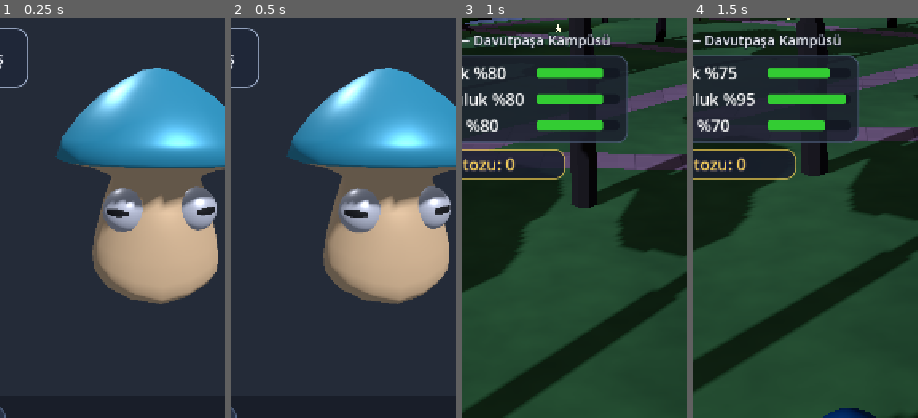
Above: before the commit, frames 1-4 (left to right).
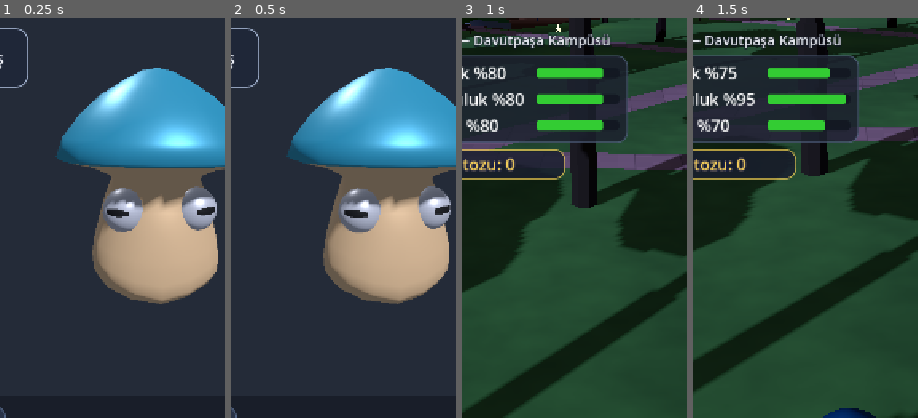
Above: after the commit, the same moments.

Repository: talha24052050/unipet
Game: Godot game, scene res://scenes/ui/login.tscn
Same seed, same stepped clock (60 frames per second), same inputs: the game is played once before the commit and once after it.
Inputs:
- Up to frame 1 (0.25 s): no input
- Up to frame 2 (0.5 s): no input
- Up to frame 3 (1 s): click "Başla" at 0.5 s
- Up to frame 4 (1.5 s): click "Oyna" at 1.25 s
The pictures show only the part of the screen within x 15-65%, y 0-50%; the shares and areas given below are measured in that part.

Frames 1-2 are identical in both runs. In frame 3, 0.9% of the frame differs, in the area x 3-62%, y 0-4%; in frame 4, nothing differs.

Commit message:
Kampus Ikonlari 3: batched UV.y pencere hizasi, cift tabela temizligi ve 7 yeni kampus alani

Diff:
--- a/game/assets/shaders/building_wall.gdshader
+++ b/game/assets/shaders/building_wall.gdshader
@@ -31,7 +31,9 @@
 void vertex() {
 	world_pos = (MODEL_MATRIX * vec4(VERTEX, 1.0)).xyz;
 	world_normal = normalize((MODEL_MATRIX * vec4(NORMAL, 0.0)).xyz);
-	local_y = VERTEX.y;
+	// Greybox extrude mesh'leri UV.x = 2.0 ve UV.y = bina tabanina gore yerel yukseklik tasir
+	// (batched mesh'lerde VERTEX.y dunya kotuna kaydigi icin kat hizasi buradan okunur).
+	local_y = UV.x > 1.5 ? UV.y : VERTEX.y;
 }
 
 void fragment() {
--- a/game/src/world/campus_landmarks.gd
+++ b/game/src/world/campus_landmarks.gd
@@ -16,6 +16,10 @@
 const COL_YTU_BLUE: Color = Color(0.06, 0.16, 0.48)
 const COL_SILVER: Color = Color(0.84, 0.86, 0.89)
 const COL_PAVER: Color = Color(0.45, 0.47, 0.49)
+const COL_CEREMONY_RED: Color = Color(0.56, 0.12, 0.14)
+const COL_TURQUOISE: Color = Color(0.08, 0.48, 0.56)
+const COL_CANOPY_GREEN: Color = Color(0.14, 0.34, 0.20)
+const COL_PLANT_GREEN: Color = Color(0.24, 0.44, 0.19)
 
 
 func _ready() -> void:
@@ -39,6 +43,13 @@
 	_build_yabanci_diller(st, col_body)
 	_build_ring_bus_stop(st, col_body)
 	_build_metro_gate_b(st, col_body)
+	_build_kongre_merkezi(st, col_body)
+	_build_insaat_fakultesi(st, col_body)
+	_build_kimya_metalurji(st, col_body)
+	_build_merkez_laboratuvari(st, col_body)
+	_build_yildiz_teknopark(st, col_body)
+	_build_spor_kompleksi(st, col_body)
+	_build_buyuk_ev_terrace(st, col_body)
 
 	st.generate_normals()
 	var mesh: ArrayMesh = st.commit()
@@ -109,7 +120,7 @@
 	var base_y: float = TerrainHeight.active_height(mid.x, mid.y)
 	var xf: Transform3D = _frame_xform(mid, right_dir, out, base_y)
 
-	_add_box_xf(st, xf, Vector3(14.0, 0.12, 7.5), Vector3(0.0, 0.06, 3.8), COL_PAVER)
+	_add_paver_xf(st, xf, 14.0, 7.5, 3.8)
 	_add_box_xf(st, xf, Vector3(11.6, 1.10, 0.35), Vector3(0.0, 3.85, 0.20), COL_ALUCOBOND)
 	_add_box_xf(st, xf, Vector3(9.6, 0.18, 3.4), Vector3(0.0, 3.45, 1.75), COL_ANTHRACITE)
 	for sx: float in [-4.2, 4.2]:
@@ -132,7 +143,7 @@
 	var base_y: float = TerrainHeight.active_height(mid.x, mid.y)
 	var xf: Transform3D = _frame_xform(mid, right_dir, out, base_y)
 
-	_add_box_xf(st, xf, Vector3(16.0, 0.12, 8.0), Vector3(0.0, 0.06, 4.1), COL_PAVER)
+	_add_paver_xf(st, xf, 16.0, 8.0, 4.1)
 	_add_box_xf(st, xf, Vector3(12.2, 1.15, 0.35), Vector3(0.0, 3.95, 0.20), COL_WHITE)
 	_add_box_xf(st, xf, Vector3(10.8, 0.22, 3.6), Vector3(0.0, 3.55, 1.85), COL_ANTHRACITE)
 	for sx: float in [-4.8, 4.8]:
@@ -155,7 +166,7 @@
 	var base_y: float = TerrainHeight.active_height(mid.x, mid.y)
 	var xf: Transform3D = _frame_xform(mid, right_dir, out, base_y)
 
-	_add_box_xf(st, xf, Vector3(11.0, 0.10, 5.5), Vector3(0.0, 0.05, 2.8), COL_PAVER)
+	_add_paver_xf(st, xf, 11.0, 5.5, 2.8)
 	_add_box_xf(st, xf, Vector3(10.0, 1.05, 0.30), Vector3(0.0, 3.45, 0.16), COL_ALUCOBOND)
 	_add_box_xf(st, xf, Vector3(6.8, 2.85, 0.20), Vector3(0.0, 1.425, 0.12), COL_ANTHRACITE)
 	_add_box_xf(st, xf, Vector3(6.2, 2.65, 0.10), Vector3(0.0, 1.40, 0.20), COL_GLASS)
@@ -174,7 +185,7 @@
 	var base_y: float = TerrainHeight.active_height(mid.x, mid.y)
 	var xf: Transform3D = _frame_xform(mid, right_dir, out, base_y)
 
-	_add_box_xf(st, xf, Vector3(11.5, 0.10, 6.0), Vector3(0.0, 0.05, 3.0), COL_PAVER)
+	_add_paver_xf(st, xf, 11.5, 6.0, 3.0)
 	_add_box_xf(st, xf, Vector3(10.2, 1.05, 0.30), Vector3(0.0, 3.45, 0.16), COL_ALUCOBOND)
 	_add_box_xf(st, xf, Vector3(7.0, 2.85, 0.20), Vector3(0.0, 1.425, 0.12), COL_ANTHRACITE)
 	_add_box_xf(st, xf, Vector3(6.4, 2.65, 0.10), Vector3(0.0, 1.40, 0.20), COL_GLASS)
@@ -194,7 +205,7 @@
 	var base_y: float = TerrainHeight.active_height(mid.x, mid.y)
 	var xf: Transform3D = _frame_xform(mid, right_dir, out, base_y)
 
-	_add_box_xf(st, xf, Vector3(12.0, 0.12, 6.5), Vector3(0.0, 0.06, 3.3), COL_PAVER)
+	_add_paver_xf(st, xf, 12.0, 6.5, 3.3)
 	_add_box_xf(st, xf, Vector3(11.0, 1.05, 0.32), Vector3(0.0, 3.65, 0.18), COL_ALUCOBOND)
 	_add_box_xf(st, xf, Vector3(8.8, 0.18, 2.8), Vector3(0.0, 3.25, 1.45), COL_ANTHRACITE)
 	for sx: float in [-3.8, 3.8]:
@@ -246,6 +257,199 @@
 	var out: Vector2 = Vector2(-0.35, 0.94).normalized()
 	var right_dir: Vector2 = Vector2(out.y, -out.x)
 	_build_ytu_totem(st, col_body, wp, right_dir, out, "MetroGateBSign", "DAVUTPAŞA KAMPÜSÜ\nB KAPISI (METRO)\n\nHoş Geldiniz")
+
+
+## 9) Kongre ve Kültür Merkezi (b#82): e9 köşesine (7.4m) tam oturan protokol kanopisi, tören halısı, bayrak direkleri ve totem.
+func _build_kongre_merkezi(st: SurfaceTool, col_body: StaticBody3D) -> void:
+	var mid: Vector2 = Vector2(544.5, 247.1)
+	var out: Vector2 = Vector2(0.85, -0.53).normalized()
+	var right_dir: Vector2 = Vector2(out.y, -out.x)
+	var base_y: float = TerrainHeight.active_height(mid.x, mid.y)
+	var xf: Transform3D = _frame_xform(mid, right_dir, out, base_y)
+
+	_add_paver_xf(st, xf, 7.6, 3.8, 1.95)
+	# Protokol yürüyüş halısı (bordo-kiremit)
+	_add_box_xf(st, xf, Vector3(3.4, 0.04, 3.5), Vector3(0.0, 0.12, 1.85), COL_CEREMONY_RED)
+	_add_box_xf(st, xf, Vector3(7.4, 1.05, 0.34), Vector3(0.0, 3.95, 0.18), COL_ALUCOBOND)
+	_add_box_xf(st, xf, Vector3(7.0, 0.20, 2.5), Vector3(0.0, 3.55, 1.30), COL_ANTHRACITE)
+	for sx: float in [-3.1, 3.1]:
+		_add_box_xf(st, xf, Vector3(0.24, 3.55, 0.24), Vector3(sx, 1.775, 2.35), COL_ANTHRACITE)
+	_add_box_xf(st, xf, Vector3(5.8, 3.2, 0.20), Vector3(0.0, 1.60, 0.12), COL_ANTHRACITE)
+	_add_box_xf(st, xf, Vector3(5.2, 2.95, 0.10), Vector3(0.0, 1.56, 0.20), COL_GLASS)
+	for mx: float in [-1.6, 0.0, 1.6]:
+		_add_box_xf(st, xf, Vector3(0.08, 2.95, 0.15), Vector3(mx, 1.56, 0.22), COL_WHITE)
+	_add_box_xf(st, xf, Vector3(5.2, 0.08, 0.15), Vector3(0.0, 2.32, 0.22), COL_WHITE)
+	_add_3d_sign(xf, Vector3(0.0, 3.98, 0.38), "KongreMerkeziSign", "KONGRE VE KÜLTÜR MERKEZİ", 0.28, COL_ANTHRACITE)
+
+	# 3 tören bayrak direği (e8 önü çim şeridinde, yol ve ağaçlardan açık)
+	var flag_cols: Array[Color] = [COL_CEREMONY_RED, COL_YTU_BLUE, COL_GOLD]
+	for idx: int in 3:
+		var fp: Vector2 = Vector2(540.0 - float(idx) * 2.2, 240.0)
+		var fy: float = TerrainHeight.active_height(fp.x, fp.y)
+		var fxf: Transform3D = _frame_xform(fp, right_dir, out, fy)
+		_add_cyl_xf(st, fxf, 0.22, 0.30, Vector3(0.0, 0.10, 0.0), 8, COL_STONE_DARK)
+		_add_cyl_xf(st, fxf, 0.07, 6.4, Vector3(0.0, 3.3, 0.0), 8, COL_SILVER)
+		_add_box_xf(st, fxf, Vector3(1.55, 0.96, 0.05), Vector3(0.80, 5.95, 0.0), flag_cols[idx])
+
+	# Protokol totemi (giriş sağı e10 önünde, ağaçtan ve döner kavşaktan tamamen açık)
+	_build_ytu_totem(st, col_body, Vector2(548.2, 253.8), right_dir, out, "KongreTotem", "DAVUTPAŞA\nKONGRE VE KÜLTÜR\nMERKEZİ\n\n• Ana Oditoryum\n• Seminer Salonları")
+	_add_bench(st, col_body, Vector2(547.0, 257.5), Vector2(0.24, 0.97), Vector2(0.97, -0.24))
+
+
+## 10) İnşaat Fakültesi (b#55, E Blok): modern Alucobond giriş alınlığı, çift cam kapı, 3D tabela ve YTÜ totemi.
+func _build_insaat_fakultesi(st: SurfaceTool, col_body: StaticBody3D) -> void:
+	var mid: Vector2 = Vector2(-87.9, 297.5)
+	var out: Vector2 = Vector2(0.78, 0.63).normalized()
+	var right_dir: Vector2 = Vector2(out.y, -out.x)
+	var base_y: float = TerrainHeight.active_height(mid.x, mid.y)
+	var xf: Transform3D = _frame_xform(mid, right_dir, out, base_y)
+
+	_add_paver_xf(st, xf, 12.0, 6.0, 3.0)
+	_add_box_xf(st, xf, Vector3(10.6, 1.05, 0.32), Vector3(0.0, 3.55, 0.18), COL_ALUCOBOND)
+	_add_box_xf(st, xf, Vector3(7.2, 2.95, 0.20), Vector3(0.0, 1.475, 0.12), COL_ANTHRACITE)
+	_add_box_xf(st, xf, Vector3(6.6, 2.75, 0.10), Vector3(0.0, 1.45, 0.20), COL_GLASS)
+	for mx: float in [-1.9, 0.0, 1.9]:
+		_add_box_xf(st, xf, Vector3(0.08, 2.75, 0.15), Vector3(mx, 1.45, 0.22), COL_WHITE)
+	_add_box_xf(st, xf, Vector3(6.6, 0.08, 0.15), Vector3(0.0, 2.20, 0.22), COL_WHITE)
+	_add_3d_sign(xf, Vector3(0.0, 3.58, 0.36), "InsaatFakSign", "İNŞAAT FAKÜLTESİ", 0.36, COL_ANTHRACITE)
+	_build_ytu_totem(st, col_body, mid + out * 9.0 + right_dir * 5.2, right_dir, out, "InsaatFakTotem", "İNŞAAT FAKÜLTESİ\n\n• İnşaat Mühendisliği\n• Harita Mühendisliği\n• Çevre Mühendisliği")
+	_add_bench(st, col_body, mid + out * 4.8 - right_dir * 4.6, right_dir, out)
+
+
+## 11) Kimya-Metalurji Fakültesi (b#14, D Blok): giriş alınlığı, çift cam kapı, 3D tabela ve YTÜ totemi.
+func _build_kimya_metalurji(st: SurfaceTool, col_body: StaticBody3D) -> void:
+	var mid: Vector2 = Vector2(242.8, -233.2)
+	var out: Vector2 = Vector2(-0.78, -0.62).normalized()
+	var right_dir: Vector2 = Vector2(out.y, -out.x)
+	var base_y: float = TerrainHeight.active_height(mid.x, mid.y)
+	var xf: Transform3D = _frame_xform(mid, right_dir, out, base_y)
+
+	_add_paver_xf(st, xf, 12.0, 6.0, 3.0)
+	_add_box_xf(st, xf, Vector3(11.4, 1.05, 0.32), Vector3(0.0, 3.55, 0.18), COL_ALUCOBOND)
+	_add_box_xf(st, xf, Vector3(7.2, 2.95, 0.20), Vector3(0.0, 1.475, 0.12), COL_ANTHRACITE)
+	_add_box_xf(st, xf, Vector3(6.6, 2.75, 0.10), Vector3(0.0, 1.45, 0.20), COL_GLASS)
+	for mx: float in [-1.9, 0.0, 1.9]:
+		_add_box_xf(st, xf, Vector3(0.08, 2.75, 0.15), Vector3(mx, 1.45, 0.22), COL_WHITE)
+	_add_box_xf(st, xf, Vector3(6.6, 0.08, 0.15), Vector3(0.0, 2.20, 0.22), COL_WHITE)
+	_add_3d_sign(xf, Vector3(0.0, 3.58, 0.36), "KimyaMetalurjiSign", "KİMYA - METALURJİ FAKÜLTESİ", 0.31, COL_ANTHRACITE)
+	_build_ytu_totem(st, col_body, mid + out * 9.0 + right_dir * 5.4, right_dir, out, "KimyaMetalurjiTotem", "KİMYA - METALURJİ\nFAKÜLTESİ\n\n• Kimya Müh. • Metalurji\n• Biyomühendislik\n• Gıda Mühendisliği")
+	_add_bench(st, col_body, mid + out * 4.8 - right_dir * 4.6, right_dir, out)
+
+
+## 12) YTÜ Merkez Laboratuvarı (b#103): koyu çelik kanopi, cam giriş ve laboratuvar totemi.
+func _build_merkez_laboratuvari(st: SurfaceTool, col_body: StaticBody3D) -> void:
+	var mid: Vector2 = Vector2(-25.3, 538.7)
+	var out: Vector2 = Vector2(0.86, 0.51).normalized()
+	var right_dir: Vector2 = Vector2(out.y, -out.x)
+	var base_y: float = TerrainHeight.active_height(mid.x, mid.y)
+	var xf: Transform3D = _frame_xform(mid, right_dir, out, base_y)
+
+	_add_paver_xf(st, xf, 11.5, 6.2, 3.1)
+	_add_box_xf(st, xf, Vector3(10.8, 1.05, 0.32), Vector3(0.0, 3.70, 0.18), COL_ALUCOBOND)
+	_add_box_xf(st, xf, Vector3(8.6, 0.18, 2.6), Vector3(0.0, 3.30, 1.35), COL_ANTHRACITE)
+	for sx: float in [-3.7, 3.7]:
+		_add_box_xf(st, xf, Vector3(0.22, 3.30, 0.22), Vector3(sx, 1.65, 2.45), COL_ANTHRACITE)
+	_add_box_xf(st, xf, Vector3(6.8, 2.95, 0.20), Vector3(0.0, 1.475, 0.12), COL_ANTHRACITE)
+	_add_box_xf(st, xf, Vector3(6.2, 2.75, 0.10), Vector3(0.0, 1.45, 0.20), COL_GLASS)
+	for mx: float in [-1.8, 0.0, 1.8]:
+		_add_box_xf(st, xf, Vector3(0.08, 2.75, 0.15), Vector3(mx, 1.45, 0.22), COL_WHITE)
+	_add_3d_sign(xf, Vector3(0.0, 3.72, 0.36), "MerkezLabSign", "YTÜ MERKEZ LABORATUVARI", 0.32, COL_ANTHRACITE)
+	_build_ytu_totem(st, col_body, mid + out * 9.0 + right_dir * 5.0, right_dir, out, "MerkezLabTotem", "YTÜ MERKEZ\nLABORATUVARI\n\n• Bilim ve Teknoloji\n• İleri Araştırma")
+
+
+## 13) Yıldız Teknopark Yönetim Binası (b#93): teknoloji portali, 3D tabela ve turkuaz-antrasit Teknopark totemi.
+func _build_yildiz_teknopark(st: SurfaceTool, col_body: StaticBody3D) -> void:
+	var mid: Vector2 = Vector2(-157.6, 533.9)
+	var out: Vector2 = Vector2(-0.69, -0.72).normalized()
+	var right_dir: Vector2 = Vector2(out.y, -out.x)
+	var base_y: float = TerrainHeight.active_height(mid.x, mid.y)
+	var xf: Transform3D = _frame_xform(mid, right_dir, out, base_y)
+
+	_add_paver_xf(st, xf, 13.0, 7.0, 3.5)
+	# Modern koyu antrasit-gümüş teknoloji portali
+	_add_box_xf(st, xf, Vector3(10.6, 1.15, 0.42), Vector3(0.0, 3.95, 0.24), COL_ANTHRACITE)
+	_add_box_xf(st, xf, Vector3(10.6, 0.12, 0.46), Vector3(0.0, 4.55, 0.26), COL_TURQUOISE)
+	for sx: float in [-4.8, 4.8]:
+		_add_box_xf(st, xf, Vector3(0.55, 3.65, 0.42), Vector3(sx, 1.825, 0.24), COL_ANTHRACITE)
+	_add_box_xf(st, xf, Vector3(8.4, 3.25, 0.14), Vector3(0.0, 1.625, 0.18), COL_GLASS)
+	for mx: float in [-2.6, 0.0, 2.6]:
+		_add_box_xf(st, xf, Vector3(0.09, 3.25, 0.18), Vector3(mx, 1.625, 0.20), COL_SILVER)
+	_add_3d_sign(xf, Vector3(0.0, 3.98, 0.48), "TeknoparkSign", "YILDIZ TEKNOPARK", 0.38, COL_SILVER)
+
+	# Teknopark özel turkuaz-antrasit totemi
+	var tp: Vector2 = mid + out * 9.5 + right_dir * 5.6
+	var ty: float = TerrainHeight.active_height(tp.x, tp.y)
+	var txf: Transform3D = _frame_xform(tp, right_dir, out, ty)
+	_add_box_xf(st, txf, Vector3(1.55, 0.22, 0.52), Vector3(0.0, 0.11, 0.0), COL_STONE_DARK)
+	_add_box_xf(st, txf, Vector3(1.42, 2.05, 0.26), Vector3(0.0, 0.22 + 1.025, 0.0), COL_ANTHRACITE)
+	_add_box_xf(st, txf, Vector3(1.42, 1.02, 0.26), Vector3(0.0, 2.27 + 0.51, 0.0), COL_TURQUOISE)
+	_add_label(txf, Vector3(0.0, 2.75, 0.15), "TeknoparkTotemTitle", "YILDIZ TEKNOPARK", 28, 0.0028, COL_WHITE, Color(0.05, 0.14, 0.18))
+	_add_label(txf, Vector3(0.0, 1.38, 0.15), "TeknoparkTotemBody", "YÖNETİM BİNASI\n\n• Ar-Ge Merkezleri\n• Kuluçka & İnovasyon", 28, 0.0026, COL_SILVER, Color.TRANSPARENT)
+	var tcol: CollisionShape3D = CollisionShape3D.new()
+	var tsh: BoxShape3D = BoxShape3D.new()
+	tsh.size = Vector3(1.55, 3.4, 0.52)
+	tcol.shape = tsh
+	tcol.transform = txf * Transform3D(Basis.IDENTITY, Vector3(0.0, 1.7, 0.0))
+	col_body.add_child(tcol)
+	_add_bench(st, col_body, mid + out * 5.4 - right_dir * 4.8, right_dir, out)
+
+
+## 14) Spor Kompleksi & Kapalı Yüzme Havuzu (b#95): giriş kanopisi, cam kapı, 3D tabela, YTÜ totemi ve bisiklet parkı.
+func _build_spor_kompleksi(st: SurfaceTool, col_body: StaticBody3D) -> void:
+	var mid: Vector2 = Vector2(-282.1, -232.9)
+	var out: Vector2 = Vector2(0.65, -0.76).normalized()
+	var right_dir: Vector2 = Vector2(out.y, -out.x)
+	var base_y: float = TerrainHeight.active_height(mid.x, mid.y)
+	var xf: Transform3D = _frame_xform(mid, right_dir, out, base_y)
+
+	_add_paver_xf(st, xf, 14.0, 7.0, 3.5)
+	_add_box_xf(st, xf, Vector3(12.4, 1.08, 0.34), Vector3(0.0, 3.65, 0.18), COL_ALUCOBOND)
+	_add_box_xf(st, xf, Vector3(9.6, 0.18, 2.8), Vector3(0.0, 3.25, 1.45), COL_YTU_BLUE)
+	for sx: float in [-4.2, 4.2]:
+		_add_box_xf(st, xf, Vector3(0.24, 3.25, 0.24), Vector3(sx, 1.625, 2.65), COL_ANTHRACITE)
+	_add_box_xf(st, xf, Vector3(7.4, 2.95, 0.20), Vector3(0.0, 1.475, 0.12), COL_ANTHRACITE)
+	_add_box_xf(st, xf, Vector3(6.8, 2.75, 0.10), Vector3(0.0, 1.45, 0.20), COL_GLASS)
+	for mx: float in [-2.0, 0.0, 2.0]:
+		_add_box_xf(st, xf, Vector3(0.08, 2.75, 0.15), Vector3(mx, 1.45, 0.22), COL_WHITE)
+	_add_3d_sign(xf, Vector3(0.0, 3.68, 0.38), "SporKompleksiSign", "SPOR KOMPLEKSİ • YÜZME HAVUZU", 0.30, COL_ANTHRACITE)
+	_build_ytu_totem(st, col_body, mid + out * 9.5 + right_dir * 5.6, right_dir, out, "SporKompleksiTotem", "SPOR KOMPLEKSİ\n\n• Kapalı Yüzme Havuzu\n• Fitness & Basketbol")
+	# Giriş sol yanında 4 bisiklet park kemeri
+	for i: int in 4:
+		var rx: float = -4.2 - float(i) * 0.9
+		_add_box_xf(st, xf, Vector3(0.07, 0.07, 1.05), Vector3(rx, 0.78, 5.2), COL_SILVER)
+		for sz: float in [-0.48, 0.48]:
+			_add_box_xf(st, xf, Vector3(0.07, 0.78, 0.07), Vector3(rx, 0.39, 5.2 + sz), COL_SILVER)
+
+
+## 15) Büyük Ev Kafe Terası (b#43): vitrin önü ahşap teras platformu, çiçeklikler ve yeşil şemsiyeli açık hava masaları.
+func _build_buyuk_ev_terrace(st: SurfaceTool, col_body: StaticBody3D) -> void:
+	var mid: Vector2 = Vector2(-8.8, -69.3)
+	var out: Vector2 = Vector2(0.78, 0.63).normalized()
+	var right_dir: Vector2 = Vector2(out.y, -out.x)
+	var base_y: float = TerrainHeight.active_height(mid.x, mid.y)
+	var xf: Transform3D = _frame_xform(mid, right_dir, out, base_y)
+
+	# Ahşap güneşlenme/oturma terası platformu (eğimli arazide havada kalmasın diye -0.31m etekli)
+	_add_box_xf(st, xf, Vector3(16.0, 0.45, 5.5), Vector3(0.0, -0.085, 2.85), COL_WOOD)
+	for sx: float in [-7.85, 7.85]:
+		_add_box_xf(st, xf, Vector3(0.45, 0.42, 5.5), Vector3(sx, 0.35, 2.85), COL_STONE_DARK)
+		_add_box_xf(st, xf, Vector3(0.35, 0.35, 5.1), Vector3(sx, 0.62, 2.85), COL_PLANT_GREEN)
+	for i: int in 4:
+		var tx: float = -5.4 + float(i) * 3.6
+		var tz: float = 2.85
+		_add_box_xf(st, xf, Vector3(1.35, 0.08, 0.90), Vector3(tx, 0.88, tz), COL_WOOD)
+		_add_box_xf(st, xf, Vector3(0.14, 0.74, 0.14), Vector3(tx, 0.51, tz), COL_ANTHRACITE)
+		for sz: float in [-0.70, 0.70]:
+			_add_box_xf(st, xf, Vector3(1.25, 0.07, 0.32), Vector3(tx, 0.56, tz + sz), COL_WOOD)
+		_add_box_xf(st, xf, Vector3(0.08, 2.55, 0.08), Vector3(tx, 1.41, tz), COL_ANTHRACITE)
+		_add_box_xf(st, xf, Vector3(2.35, 0.20, 2.35), Vector3(tx, 2.66, tz), COL_CANOPY_GREEN)
+		_add_box_xf(st, xf, Vector3(1.25, 0.16, 1.25), Vector3(tx, 2.82, tz), COL_CANOPY_GREEN)
+		var ccol: CollisionShape3D = CollisionShape3D.new()
+		var csh: BoxShape3D = BoxShape3D.new()
+		csh.size = Vector3(1.4, 1.2, 1.6)
+		ccol.shape = csh
+		ccol.transform = xf * Transform3D(Basis.IDENTITY, Vector3(tx, 0.65, tz))
+		col_body.add_child(ccol)
 
 
 func _build_ytu_totem(st: SurfaceTool, col_body: StaticBody3D, wp: Vector2, right_dir: Vector2, out: Vector2, node_name: String, body_text: String) -> void:
@@ -320,6 +524,11 @@
 	lbl.visibility_range_end = 95.0
 	lbl.transform = xf * Transform3D(Basis.IDENTITY, local_pos)
 	add_child(lbl)
+
+
+## Eğimli arazide kenarları havada kalmayan, -0.40 m etekli taş döşeme platformu (+0.10 m yüzey kotu).
+static func _add_paver_xf(st: SurfaceTool, xf: Transform3D, w: float, depth: float, z_center: float) -> void:
+	_add_box_xf(st, xf, Vector3(w, 0.50, depth), Vector3(0.0, -0.15, z_center), COL_PAVER)
 
 
 static func _frame_xform(origin_xz: Vector2, axis_x: Vector2, axis_z: Vector2, y: float) -> Transform3D:
--- a/game/src/world/greybox_builder.gd
+++ b/game/src/world/greybox_builder.gd
@@ -50,6 +50,20 @@
 const GROUND_MARGIN: float = 30.0
 const CampusMap := preload("res://src/ui/campus_map.gd")
 const LANDMARKS_PATH: String = "res://data/landmarks.json"
+## Kendi 3D mimari alınlık tabelası bulunan ikonik binalarda otomatik küçük mavi kutu tabela üretilmez.
+const CUSTOM_SIGN_BUILDINGS: PackedStringArray = [
+	"Yıldız Store",
+	"Yemekhane",
+	"Elektrik Elektronik Fakültesi",
+	"Şehit Prof. Dr. İlhan Varank Kütüphanesi",
+	"Merkez Kütüphanesi",
+	"A Blok - Fen Edebiyat Fakültesi Dekanlığı",
+	"Eğitim Fakültesi",
+	"Yabancı Diller Yüksekokulu",
+	"E Blok - İnşaat Mühendisliği",
+	"YTÜ Merkez Laboratuvarı",
+	"Kapalı Yüzme Havuzu",
+]
 static var _landmarks: Dictionary = {}
 ## Cephe tabelası.
 const SIGN_HEIGHT_M: float = 3.6
@@ -210,7 +224,9 @@
 	for i: int in range(0, tris.size(), 3):
 		for k: int in [0, 1, 2]:
 			var v: Vector2 = poly[tris[i + k]]
-			st.add_vertex(Vector3(v.x, height, v.y))
+			var v3: Vector3 = Vector3(v.x, height, v.y)
+			st.set_uv(Vector2(2.0, v3.y))
+			st.add_vertex(v3)
 	# Duvarlar
 	var n: int = poly.size()
 	for i: int in n:
@@ -224,6 +240,7 @@
 		var a1: Vector3 = Vector3(a.x, height, a.y)
 		var b1: Vector3 = Vector3(b.x, height, b.y)
 		for v: Vector3 in [a0, b1, a1, a0, b0, b1]:
+			st.set_uv(Vector2(2.0, v.y))
 			st.add_vertex(v)
 	st.generate_normals()
 	return st.commit()
@@ -238,6 +255,7 @@
 	var p1: Vector3 = Vector3(p.x, y1, p.y)
 	var q1: Vector3 = Vector3(q.x, y1, q.y)
 	for v: Vector3 in [p0, q1, p1, p0, q0, q1]:
+		st.set_uv(Vector2(2.0, v.y))
 		st.add_vertex(v)
 
 
@@ -528,7 +546,7 @@
 			roof_mi.mesh = roof_mesh
 			body.add_child(roof_mi)
 
-	if show_labels and not name_text.is_empty() and min_h <= 0.0 and name_text != "Yıldız Store":
+	if show_labels and not name_text.is_empty() and min_h <= 0.0 and not CUSTOM_SIGN_BUILDINGS.has(name_text):
 		# Havada asılı yazı yerine cepheye tabela: yola en yakın duvara, kapı hizasının üstüne.
 		var sign: Node3D = build_sign(poly, height, near_paths, CampusMap.short_name(name_text), style == BuildingStyle.STYLE_HISTORIC)
 		if sign != null:
--- a/game/tests/test_campus_landmarks.gd
+++ b/game/tests/test_campus_landmarks.gd
@@ -26,6 +26,12 @@
 		and n.get_node_or_null("YabanciDillerSign") != null
 		and n.get_node_or_null("RingStopSign") != null
 		and n.get_node_or_null("MetroGateBSignTitle") != null
+		and n.get_node_or_null("KongreMerkeziSign") != null
+		and n.get_node_or_null("InsaatFakSign") != null
+		and n.get_node_or_null("KimyaMetalurjiSign") != null
+		and n.get_node_or_null("MerkezLabSign") != null
+		and n.get_node_or_null("TeknoparkSign") != null
+		and n.get_node_or_null("SporKompleksiSign") != null
 	)
 	n.free()
 	if not ok:
